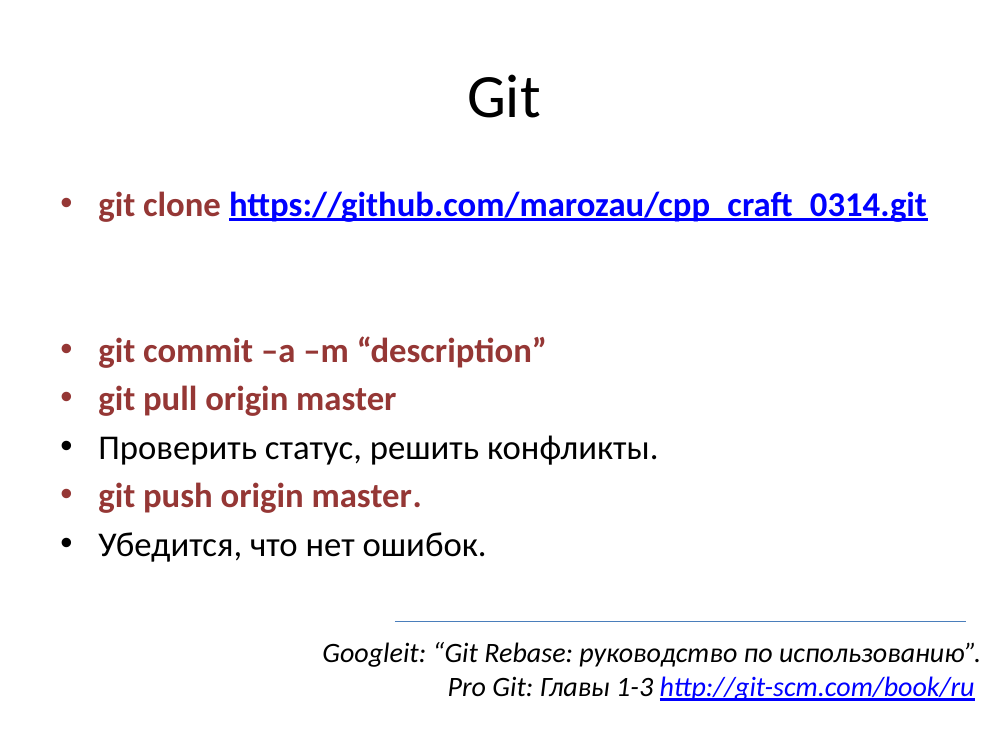
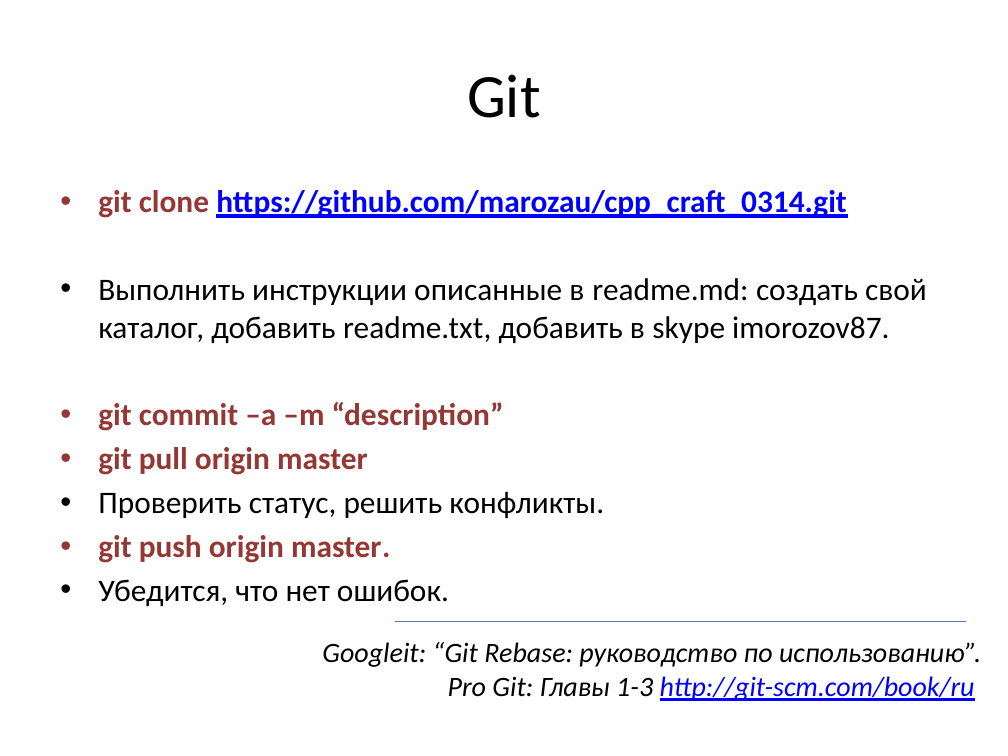
Before and after one commit to marozau/cpp_craft_0314, a slide deck: slide 5 of lections/1/cpp_craft_intro.pptx. Drawn at 1008x756 pixels with LibreOffice and Linux fonts; fonts in the diff are those of the drawing. Boxes give left, top, right and bottom in pixels: in the first picture for what was removed or moved away, otherwise in the second. Text is boxed around its words. In the diff, an @@ line names an element or a change of style, - is before the commit and + after.

Commit message:
added git info to presentation

```diff
--- a/lections/1/cpp_craft_intro.pptx
+++ b/lections/1/cpp_craft_intro.pptx
@@ text at (98,190,846,563): size 24.8 to 22.4 pt in "git clone https://github.com/marozau/cpp_craft_0314.git", "git commit –a –m “description”", "git pull origin master", "Проверить статус, решить конфликты." and 2 more places @@
@@ text at (98,278,927,343): paragraph added @@
+• Выполнить инструкции описанные в readme.md: создать свой каталог, добавить readme.txt, добавить в skype imorozov87.
```
